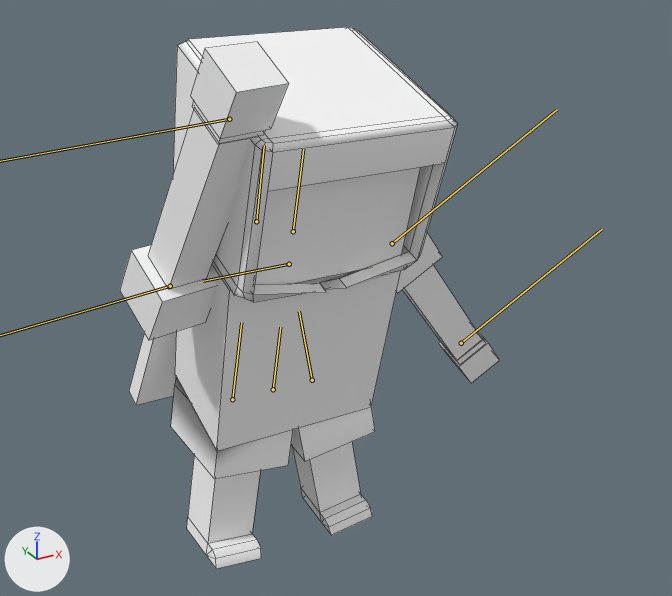
The FBX model DOTPON/Assets/Animation/Animation2/Create.fbx, before and after one commit.
One viewpoint serves both versions: a 50 mm lens placed at (-1.23, -2.7, 2.24), pointed at (0.12, -0.26, 1.01). The lights are fixed; the arrows at lower left show +X, +Y and +Z. Both versions are drawn at frame 35 of the action 'Take 001'; the numbers are the values there. The bones that bend it are drawn over the model as lines. Mesh edges are drawn as thin lines.

Objects in the first picture: 'player'.
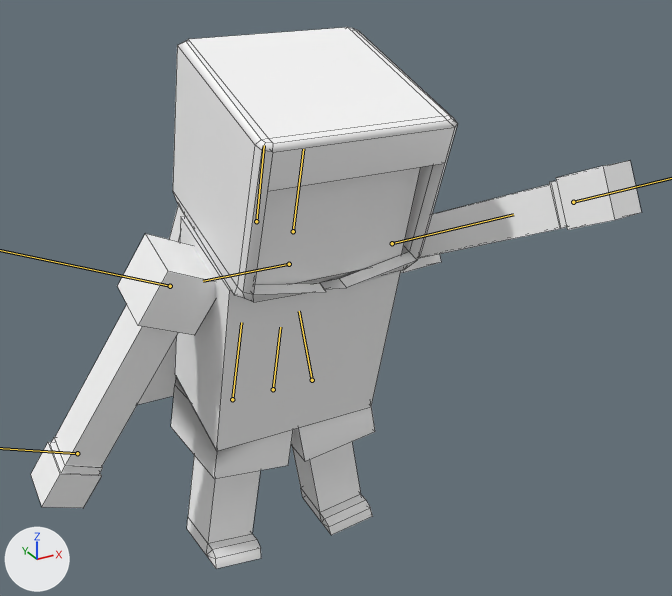
Location of each change, [x1, y1, x2, y2] in pixels of the pictures (672 x 596 px):
'player', posed (61% wider)
    before: [120, 27, 499, 569]
    after: [31, 27, 641, 569]
bone 'RightArm', root to tip
    before: (392, 243) to (557, 109)
    after: (392, 243) to (513, 214)

The edits, one by one:
Bone 'RightArm' (bone_rightarm) turns from (0, 0, -52) to (20, -134, -115) degrees about its own x, y and z.
Bone 'LeftArm' (bone_leftarm) turns from (-10, 163, 85) to (0, 0, 64) degrees about its own x, y and z.
